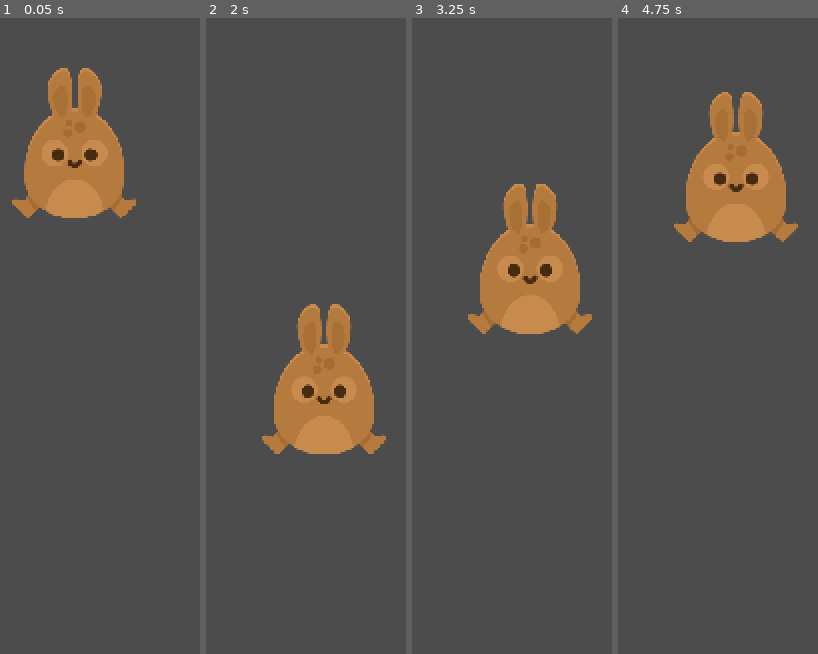
Above: before the commit, frames 1-4 (left to right).
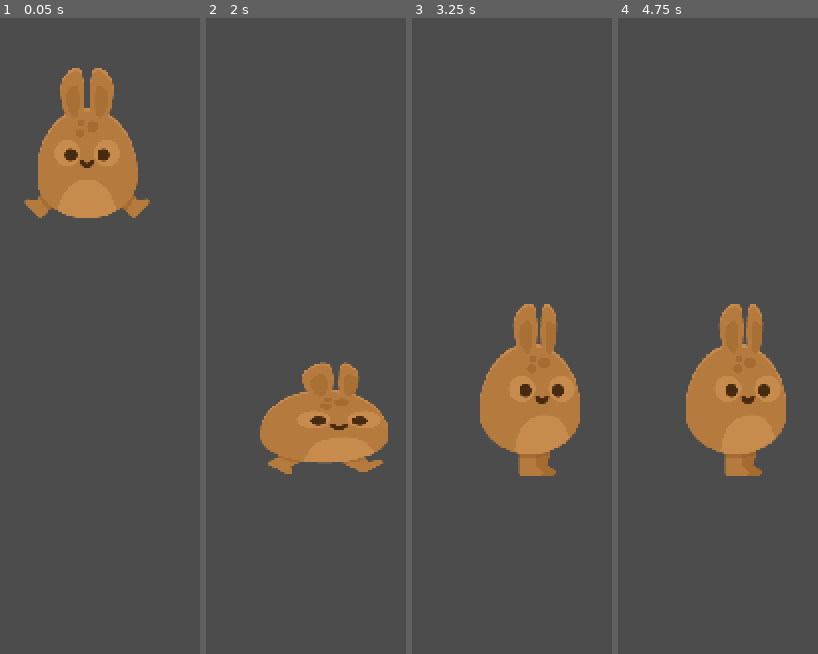
Above: after the commit, the same moments.

Repository: brunoyillli/Coelho-plataforma
Game: Godot game, scene res://scenes/test_area.tscn
Same seed, same stepped clock (60 frames per second), same inputs: the game is played once before the commit and once after it.
Inputs (mouse positions are in pixels of both pictures, inside the frame that each line leads up to):
- Up to frame 1 (0.05 s): no input
- Up to frame 2 (2 s): move the mouse to (outside the picture) at 0.52 s; click (outside the picture) at 0.67 s; move the mouse to (outside the picture) at 1.27 s; click (outside the picture) at 1.42 s
- Up to frame 3 (3.25 s): move the mouse to (outside the picture) at 2.02 s; click (outside the picture) at 2.17 s; move the mouse to (outside the picture) at 2.77 s; click (outside the picture) at 2.92 s
- Up to frame 4 (4.75 s): move the mouse to (outside the picture) at 3.52 s; click (outside the picture) at 3.67 s; move the mouse to (outside the picture) at 4.27 s; click (outside the picture) at 4.42 s

The runs differ from the first frame. In frame 1, 4.4% of the frame differs, in the area x 6-75%, y 7-32%; in frame 2, 6.0%; in frame 3, 16%; in frame 4, 18%, in the area x 28-90%, y 11-73%.

Commit message:
boing

Diff:
--- a/scenes/player.tscn
+++ b/scenes/player.tscn
@@ -1,11 +1,39 @@
-[gd_scene load_steps=4 format=2]
+[gd_scene load_steps=5 format=2]
 
 [ext_resource path="res://resources/player_skin_browm.tres" type="SpriteFrames" id=1]
 [ext_resource path="res://scripts/player.gd" type="Script" id=2]
 
-[sub_resource type="CapsuleShape2D" id=2]
+[sub_resource type="CapsuleShape2D" id=1]
 radius = 60.7646
 height = 66.014
+
+[sub_resource type="Animation" id=2]
+resource_name = "boing"
+length = 0.2
+tracks/0/type = "value"
+tracks/0/path = NodePath("sprite:position")
+tracks/0/interp = 1
+tracks/0/loop_wrap = true
+tracks/0/imported = false
+tracks/0/enabled = true
+tracks/0/keys = {
+"times": PoolRealArray( 0, 0.2 ),
+"transitions": PoolRealArray( 1, 1 ),
+"update": 0,
+"values": [ Vector2( 0, 37.8573 ), Vector2( 0, 0 ) ]
+}
+tracks/1/type = "value"
+tracks/1/path = NodePath("sprite:scale")
+tracks/1/interp = 1
+tracks/1/loop_wrap = true
+tracks/1/imported = false
+tracks/1/enabled = true
+tracks/1/keys = {
+"times": PoolRealArray( 0, 0.2 ),
+"transitions": PoolRealArray( 1, 1 ),
+"update": 0,
+"values": [ Vector2( 1.30629, 0.634229 ), Vector2( 1, 1 ) ]
+}
 
 [node name="player" type="KinematicBody2D"]
 script = ExtResource( 2 )
@@ -25,3 +53,6 @@
 limit_left = 0
 limit_top = 0
 limit_bottom = 0
+
+[node name="anim_lander" type="AnimationPlayer" parent="."]
+anims/boing = SubResource( 2 )
--- a/scenes/test_area.tscn
+++ b/scenes/test_area.tscn
@@ -29,10 +29,10 @@
 
 [node name="shape2" type="CollisionShape2D" parent="floor"]
 light_mask = 0
-position = Vector2( 1001, -112.998 )
+position = Vector2( 1070.72, -244.233 )
 shape = SubResource( 3 )
 
 [node name="shape3" type="CollisionShape2D" parent="floor"]
 light_mask = 0
-position = Vector2( 1600.74, -246.895 )
+position = Vector2( 1760.68, -433.495 )
 shape = SubResource( 3 )
--- a/scripts/player.gd
+++ b/scripts/player.gd
@@ -1,10 +1,11 @@
 extends KinematicBody2D
 
-const velX = 500
+const velX = 800
 const grav = 1500
 var velocity = Vector2(0, 0)
 var jump  = false
 var jump_release = false
+var was_on_floor = false
 func _ready():
 	set_process_input(true)
 
@@ -15,6 +16,8 @@
 	velocity = move_and_slide(velocity,Vector2(0,-1))
 
 	if is_on_floor():
+		if not was_on_floor:
+			$anim_lander.play("boing")
 		$sprite.play("walk")
 		if jump:
 			velocity.y = -1000
@@ -23,7 +26,7 @@
 		if jump_release:
 			velocity.y *= .3
 
-
+	was_on_floor = is_on_floor()
 	jump = false
 	jump_release = false
 
Not shown: 1 places in scenes/player.tscn that only renumber resources
